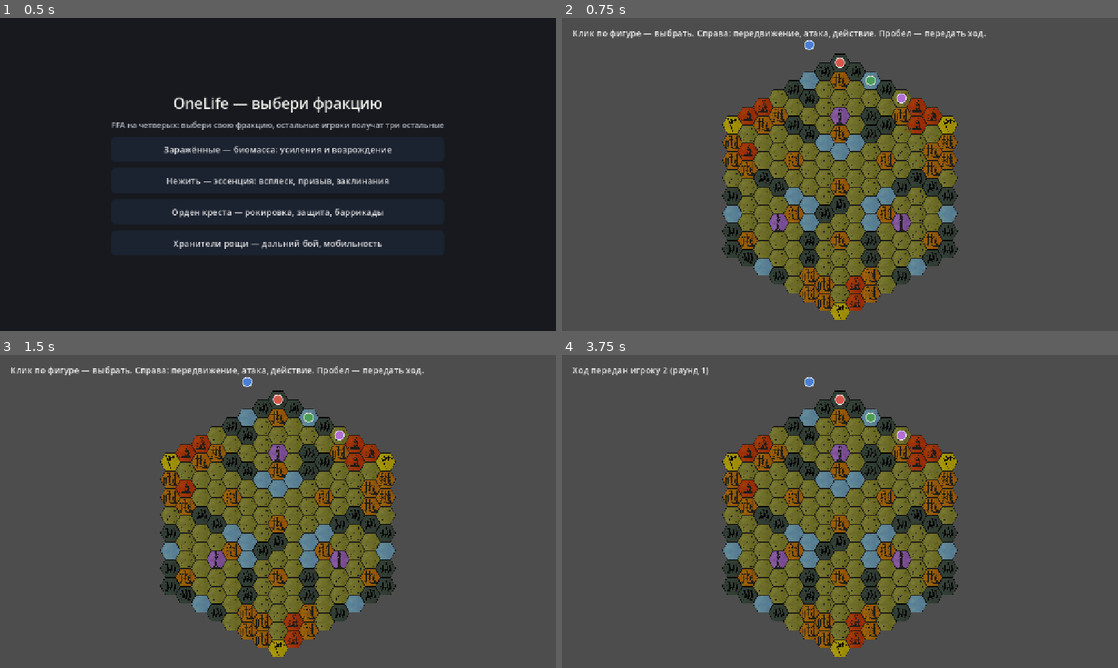
Above: before the commit, frames 1-4 (two rows, left to right).
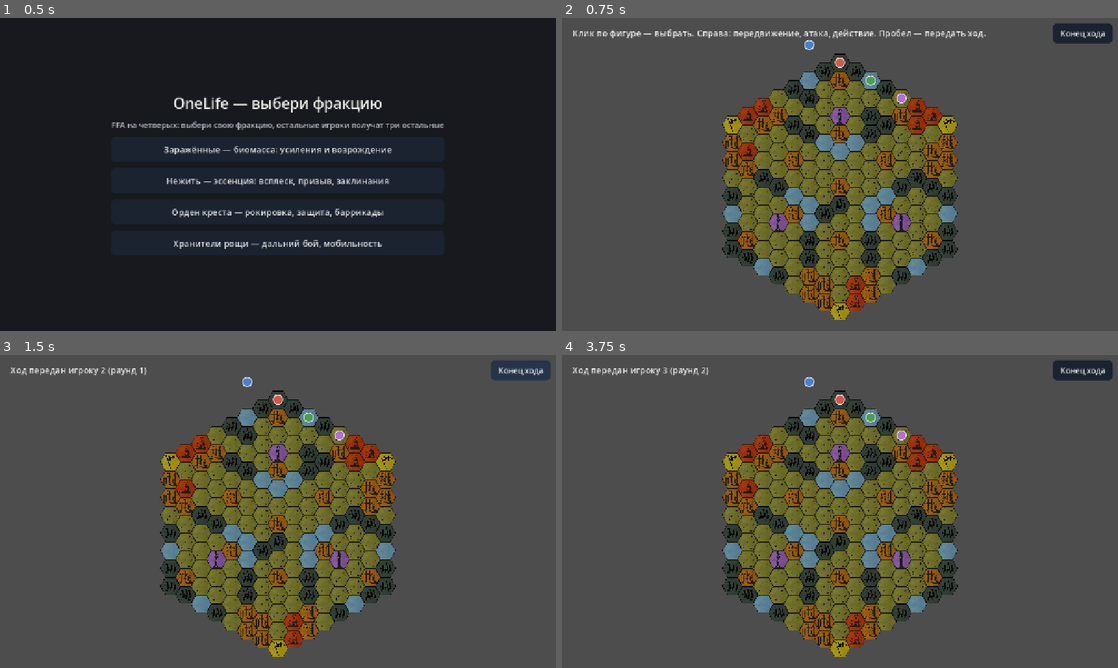
Above: after the commit, the same moments.

Repository: nehudozhn1ktg-ops/OL
Game: Godot game, scene res://scenes/menu.tscn
Two runs of this game, one before a commit and one after it. Both use one fixed random seed, a clock stepped at 60 frames per second and the inputs below.
Inputs (mouse positions are in pixels of both pictures, inside the frame that each line leads up to):
- Up to frame 1 (0.5 s): no input
- Up to frame 2 (0.75 s): click "Заражённые — биомасса: усилен…" at 0.5 s
- Up to frame 3 (1.5 s): click (522, 370) at 1.25 s, where only the run after the commit has a clickable "Конец хода"
- Up to frame 4 (3.75 s): click (1084, 370) at 2 s, where only the run after the commit has a clickable "Конец хода"; click (1084, 370) at 2.75 s, where only the run after the commit has a clickable "Конец хода"; tap Enter at 3.5 s; move the mouse to (962, 495) at 3.52 s; tap Space at 3.6 s; click (962, 495) at 3.67 s

Frame 1 is identical in both runs. In frame 2, 0.6% of the frame differs, in the area x 88-99%, y 1-9%; in frame 3, 1.5%, in the area x 1-99%, y 1-9%; in frame 4, 0.7%.

Commit message:
UI-001: кнопка «Конец хода» для мобильных, тач через эмуляцию Godot

Diff:
--- a/scripts/hex_grid.gd
+++ b/scripts/hex_grid.gd
@@ -518,6 +518,11 @@
 			_clear_selection()
 			status.emit("Выбор снят")
 	elif event is InputEventKey and event.pressed and event.keycode == KEY_SPACE:
-		game.end_turn()
-		_clear_selection()
-		status.emit("Ход передан игроку %d (раунд %d)" % [game.current_player, game.round_number])
+		end_turn()
+
+
+## Передать ход: пробел или кнопка «Конец хода» в HUD (на мобильных пробела нет).
+func end_turn() -> void:
+	game.end_turn()
+	_clear_selection()
+	status.emit("Ход передан игроку %d (раунд %d)" % [game.current_player, game.round_number])
--- a/scripts/hud.gd
+++ b/scripts/hud.gd
@@ -43,6 +43,7 @@
 var _move_panel: PanelContainer
 ## Панель ответа защитника: «Броня +1» за биомассу или пропустить (ADR-015).
 var _defend_panel: PanelContainer
+var _btn_end: Button
 ## Подсказка ходит за курсором; на снимке её ставят в заданную точку.
 var _follow_mouse: bool = true
 
@@ -56,6 +57,7 @@
 	_build_move_boost()
 	_build_defend()
 	_build_tooltip()
+	_build_end_turn()
 	_refresh_resource()
 
 
@@ -246,6 +248,33 @@
 	_tooltip.visible = false
 
 
+## Кнопка «Конец хода» — правый верхний угол: на мобильных пробела нет.
+func _build_end_turn() -> void:
+	_btn_end = Button.new()
+	_btn_end.text = "Конец хода"
+	_btn_end.add_theme_font_size_override("font_size", 18)
+	_btn_end.add_theme_color_override("font_color", COLOR_TEXT)
+	_btn_end.add_theme_stylebox_override("normal", _panel_style(Color("#1b2230")))
+	_btn_end.add_theme_stylebox_override("hover", _panel_style(Color("#26344a")))
+	_btn_end.add_theme_stylebox_override("pressed", _panel_style(Color("#2f4258")))
+	_btn_end.mouse_filter = Control.MOUSE_FILTER_STOP
+	_btn_end.anchor_left = 1.0
+	_btn_end.anchor_right = 1.0
+	_btn_end.anchor_top = 0.0
+	_btn_end.anchor_bottom = 0.0
+	_btn_end.offset_left = -150.0
+	_btn_end.offset_right = -12.0
+	_btn_end.offset_top = 12.0
+	_btn_end.offset_bottom = 52.0
+	_btn_end.pressed.connect(_on_end_turn)
+	add_child(_btn_end)
+
+
+func _on_end_turn() -> void:
+	if grid != null:
+		grid.end_turn()
+
+
 func _panel_style(color: Color = Color(0.06, 0.07, 0.09, 0.88)) -> StyleBoxFlat:
 	var style := StyleBoxFlat.new()
 	style.bg_color = color
